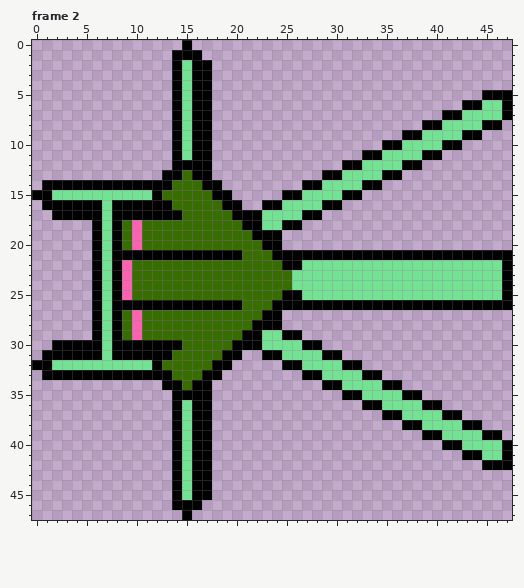
Two states of a pixel-art file, Assets/Raw/Sprites/Enemies/Level3X/TripleCannon.aseprite. The first picture shows the starting point.
48x48 pixels, 8 frames. Shown: frame 2. The commit also changed other frames, which this record leaves out.
New version:
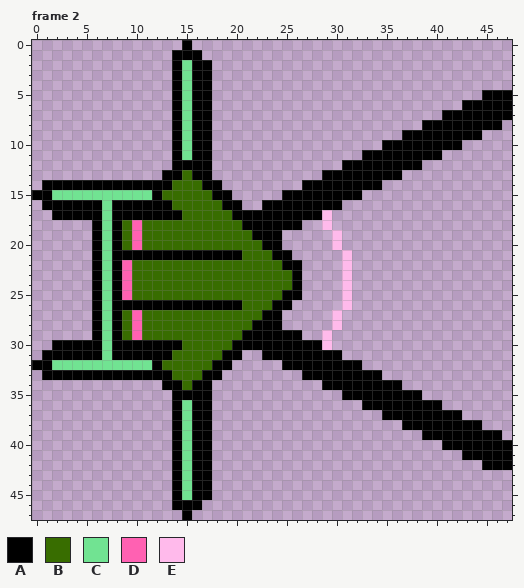
Palette (. is transparent): A #000000  B #386d00  C #71e392  D #ff61b2  E #ffbaeb
Change:
Frame 2:
y 6: x 45..46 CC -> AA
y 7: x 43..46 CCCC -> AAAA
y 8: x 41..44 CCCC -> AAAA
y 9: x 39..42 CCCC -> AAAA
y 10: x 37..40 CCCC -> AAAA
y 11: x 35..38 CCCC -> AAAA
y 12: x 33..36 CCCC -> AAAA
y 13: x 31..34 CCCC -> AAAA
y 14: x 29..32 CCCC -> AAAA
y 15: x 27..30 CCCC -> AAAA
y 16: x 25..28 CCCC -> AAAA
y 17: x 23..26 CCCC -> AAAA; x 29 . -> E
y 18: x 23..24 CC -> AA; x 29 . -> E
y 19..20: x 30 . -> E
y 21: x 26..47 AAAAAAAAAAAAAAAAAAAAAA -> .....E................
y 22: x 27..47 CCCCCCCCCCCCCCCCCCCCA -> ....E................
y 23..24: x 26..47 CCCCCCCCCCCCCCCCCCCCCA -> A....E................
y 25: x 27..47 CCCCCCCCCCCCCCCCCCCCA -> ....E................
y 26: x 26..47 AAAAAAAAAAAAAAAAAAAAAA -> .....E................
y 27..28: x 30 . -> E
y 29: x 23..24 CC -> AA; x 29 . -> E
y 30: x 23..26 CCCC -> AAAA; x 29 . -> E
y 31: x 25..28 CCCC -> AAAA
y 32: x 27..30 CCCC -> AAAA
y 33: x 29..32 CCCC -> AAAA
y 34: x 31..34 CCCC -> AAAA
y 35: x 33..36 CCCC -> AAAA
y 36: x 35..38 CCCC -> AAAA
y 37: x 37..40 CCCC -> AAAA
y 38: x 39..42 CCCC -> AAAA
y 39: x 41..44 CCCC -> AAAA
y 40: x 43..46 CCCC -> AAAA
y 41: x 45..46 CC -> AA
Boxes around the changes in both pictures, in picture pixels (x1, y1, x2, y2):
changed: (262, 100, 512, 460)
